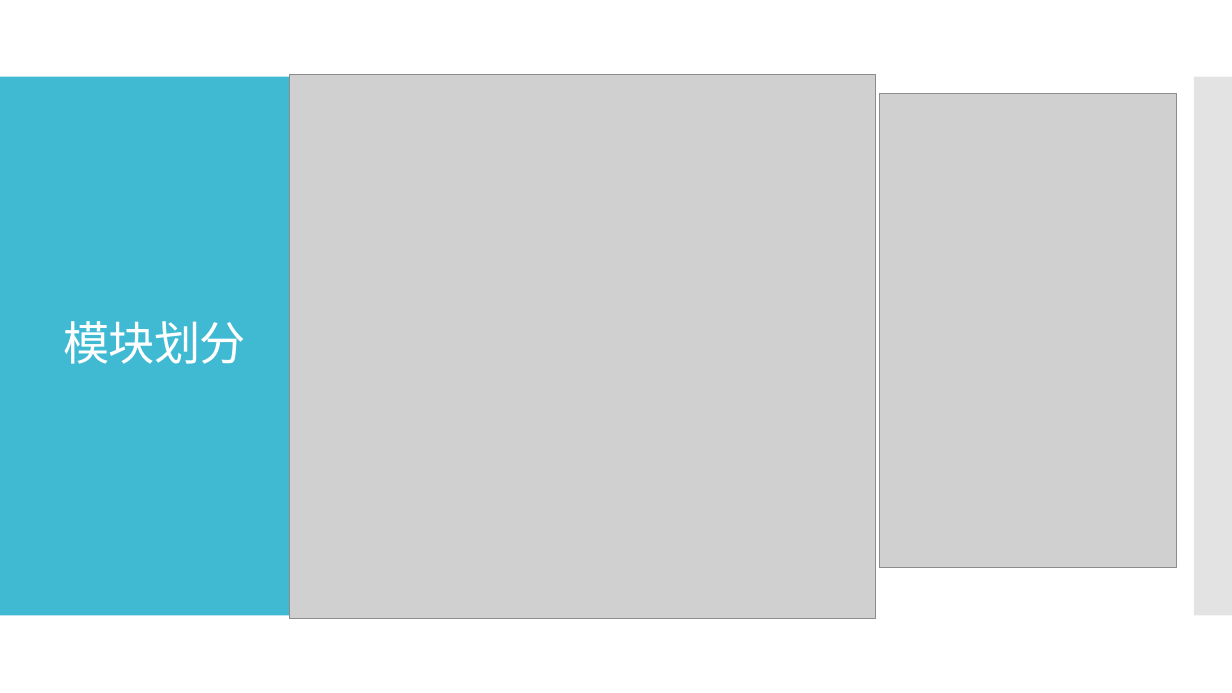
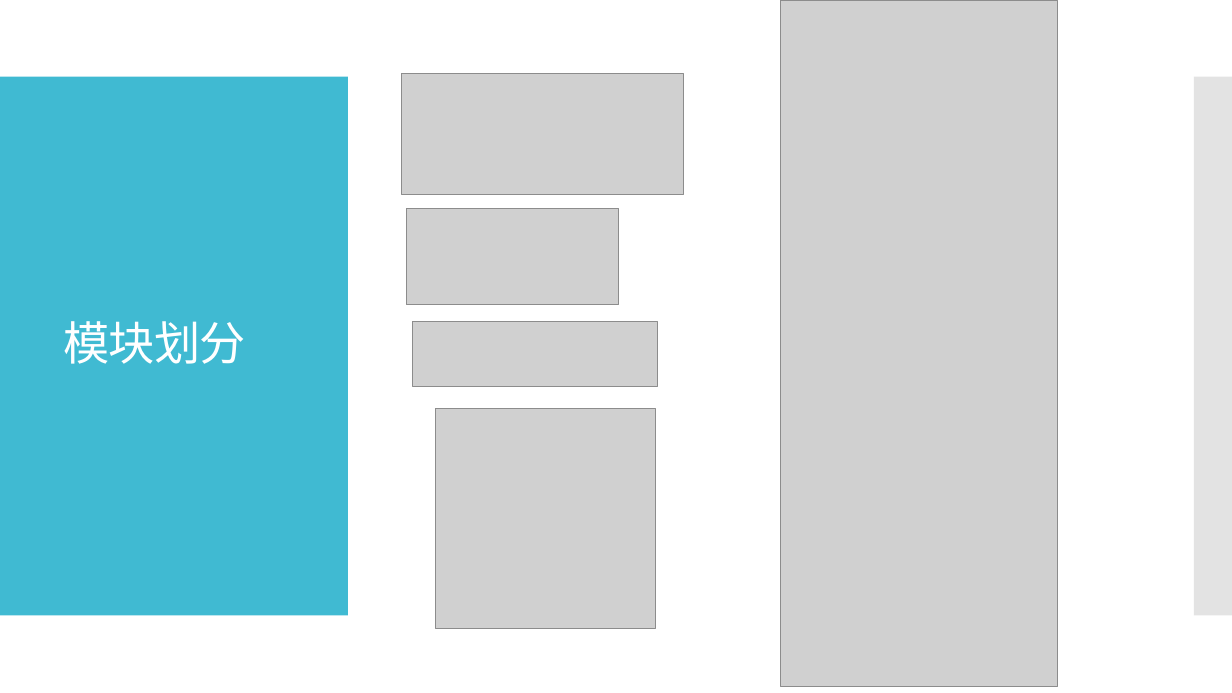
Before and after one commit to imagecser/hotelManage, a slide deck: slide 9 of lab1_initial.pptx. Drawn at 1232x693 pixels with LibreOffice and Linux fonts; fonts in the diff are those of the drawing; grey boxes stand for pictures. Boxes give left, top, right and bottom in pixels: in the first picture for what was removed or moved away, otherwise in the second. Text is boxed around its words. In the diff, an @@ line names an element or a change of style, - is before the commit and + after.

```diff
--- a/lab1_initial.pptx
+++ b/lab1_initial.pptx
@@ picture added at (781, 0, 1058, 687) @@
@@ picture removed at (289, 75, 875, 618) @@
@@ picture added at (401, 73, 683, 194) @@
@@ picture removed at (880, 93, 1177, 567) @@
@@ picture added at (407, 208, 619, 304) @@
@@ picture added at (413, 322, 657, 386) @@
@@ picture added at (435, 409, 655, 628) @@
```
Also in this commit, not shown: 2 other slides changed, 1 slide added, 23 other files.
